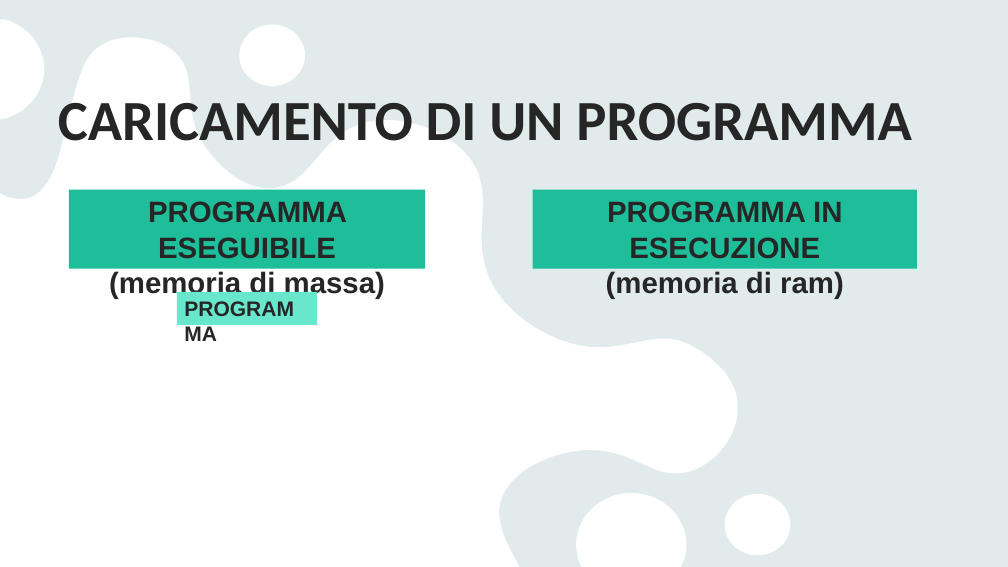
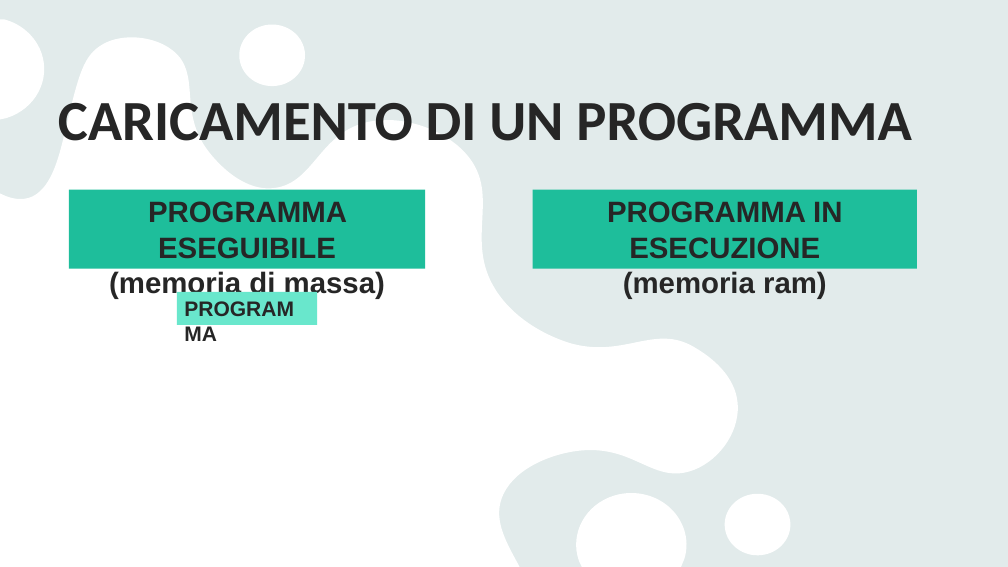
Before and after one commit to michelesantomauroitigeo/repositoryTPSIT2526, a slide deck: slide 4 of SANSONE VITO/02_sansoneVito.pptx. Drawn at 1008x567 pixels with LibreOffice and Linux fonts; fonts in the diff are those of the drawing. Boxes give left, top, right and bottom in pixels: in the first picture for what was removed or moved away, otherwise in the second. Text is boxed around its words. In the diff, an @@ line names an element or a change of style, - is before the commit and + after.

```diff
--- a/SANSONE VITO/02_sansoneVito.pptx
+++ b/SANSONE VITO/02_sansoneVito.pptx
@@ text in rectangle at (x1=623, y1=271, x2=827, y2=299): text changed @@
-(memoria di ram)
+(memoria ram)
```
